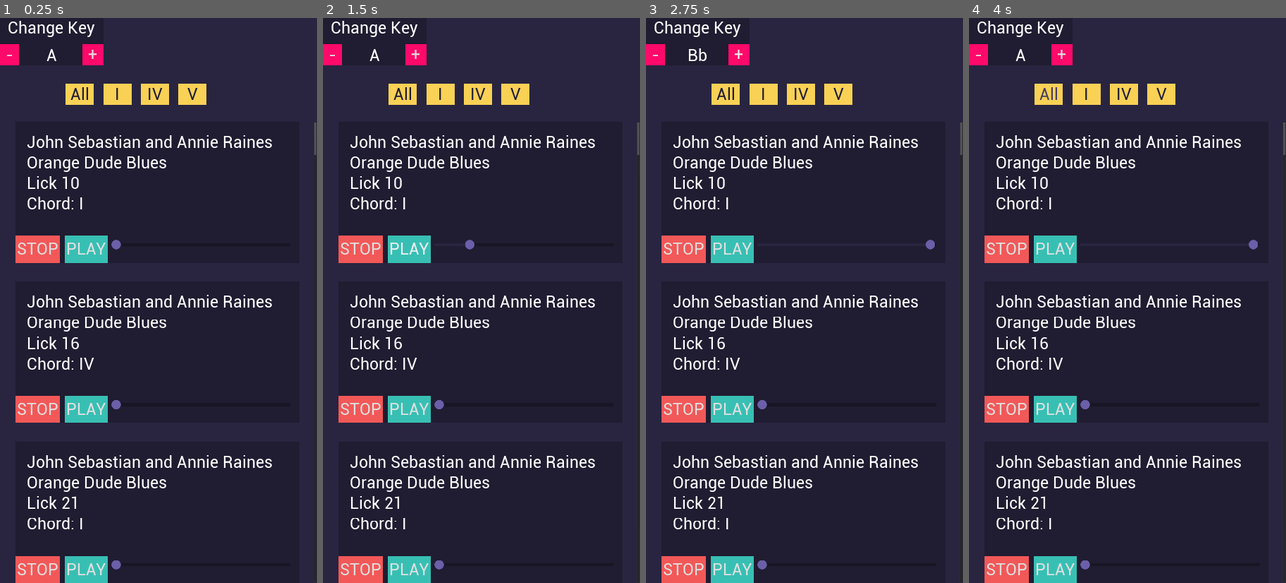
Above: before the commit, frames 1-4 (left to right).
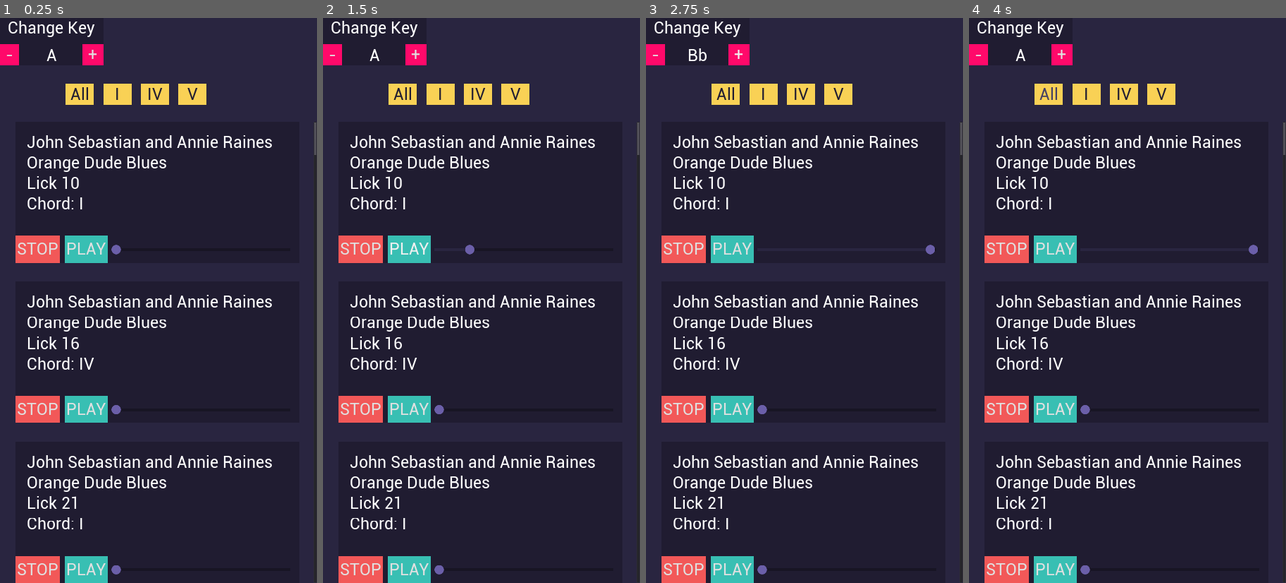
Above: after the commit, the same moments.

Repository: davifoox/harmonica-app
Game: Godot game, scene res://Main.tscn
Two runs of this game, one before a commit and one after it. Both use one fixed random seed, a clock stepped at 60 frames per second and the inputs below. Sound files missing from this copy of the repository are replaced by a short silence.
Inputs:
- Up to frame 1 (0.25 s): no input
- Up to frame 2 (1.5 s): click "PLAY" at 0.5 s; click "PLAY" at 1.25 s
- Up to frame 3 (2.75 s): click "+" at 2 s
- Up to frame 4 (4 s): click "-" at 2.75 s; click "All" at 3.5 s

The runs differ from the first frame. In frame 1, 0.2% of the frame differs, in the area x 35-39%, y 39-99%; in frame 2, 0.2%; in frame 3, 0.2%; in frame 4, 0.2%.

Commit message:
Update Lick.tscn

Diff:
--- a/licks/Lick.tscn
+++ b/licks/Lick.tscn
@@ -64,9 +64,9 @@
 anchor_right = 1.0
 anchor_bottom = 1.0
 margin_left = -640.0
-margin_top = -96.0
+margin_top = -79.0
 margin_right = -32.0
-margin_bottom = -28.0
+margin_bottom = -11.0
 theme = SubResource( 4 )
 custom_icons/grabber_disabled = ExtResource( 5 )
 custom_icons/grabber_highlight = ExtResource( 5 )
